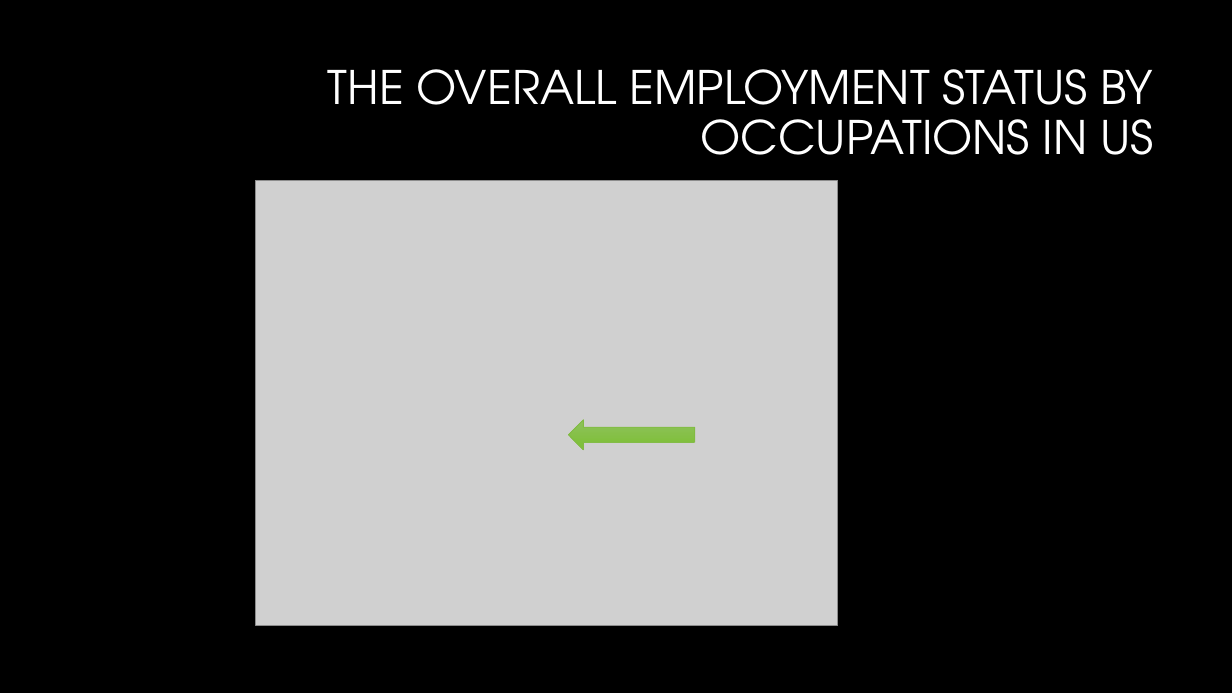
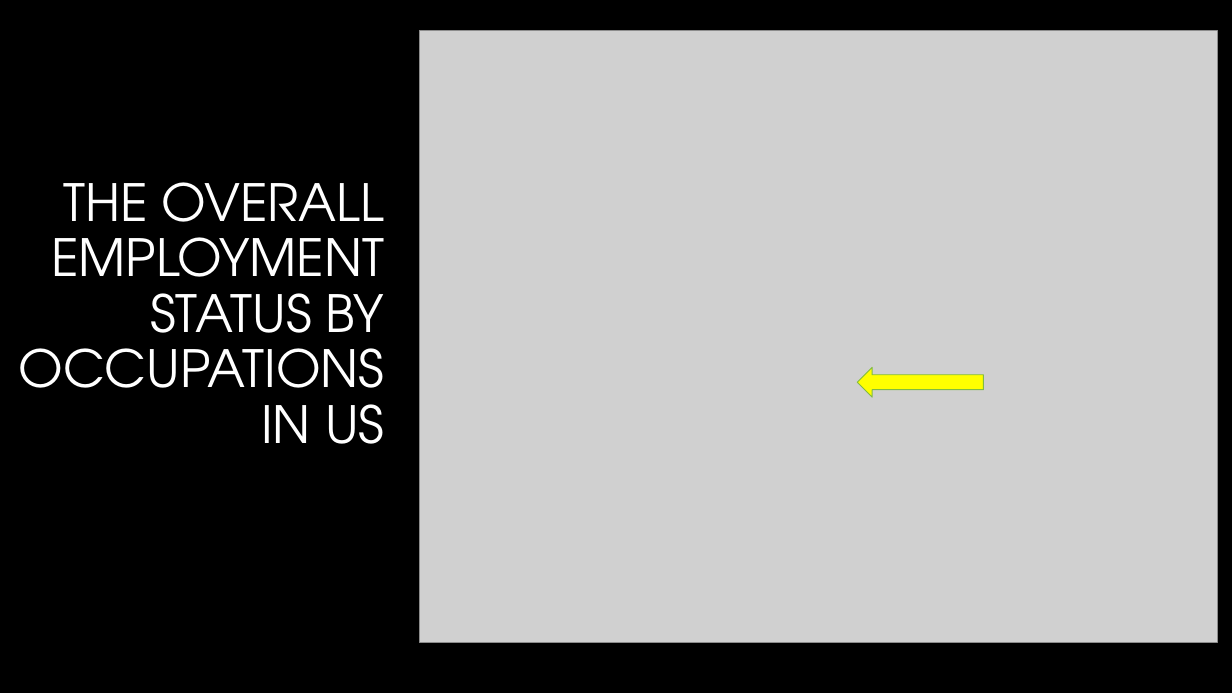
Before and after one commit to WCW789/Project1, a slide deck: slide 8 of Group_5_Presentation.pptx (slide 7 before the commit). Drawn at 1232x693 pixels with LibreOffice and Linux fonts; fonts in the diff are those of the drawing; grey boxes stand for pictures; background and template pictures are left out. Boxes give left, top, right and bottom in pixels: in the first picture for what was removed or moved away, otherwise in the second. Text is boxed around its words. In the diff, an @@ line names an element or a change of style, - is before the commit and + after.

Commit message:
ppt update

```diff
--- a/Group_5_Presentation.pptx
+++ b/Group_5_Presentation.pptx
@@ picture added at [420,30,1217,642] @@
@@ title "THE OVERALL EMPLOYMENT STATUS BY ...": place and size @@
-title "THE OVERALL EMPLOYMENT STATUS BY ..." at [328,69,1154,155]
+title "THE OVERALL EMPLOYMENT STATUS BY ..." at [19,182,385,444]
@@ title "THE OVERALL EMPLOYMENT STATUS BY ..." at [19,182,385,444]: size 36 to 40 pt @@
@@ picture removed at [256,180,837,627] @@
@@ left arrow: place and size @@
-left arrow at [568,420,695,449]
+left arrow at [858,367,984,396]
@@ left arrow at [858,367,984,396]: fill gradient #8FC15E to #81C13C to #FFFF00 @@
```
Also in this commit, not shown: 2 other slides changed, 1 slide added.
